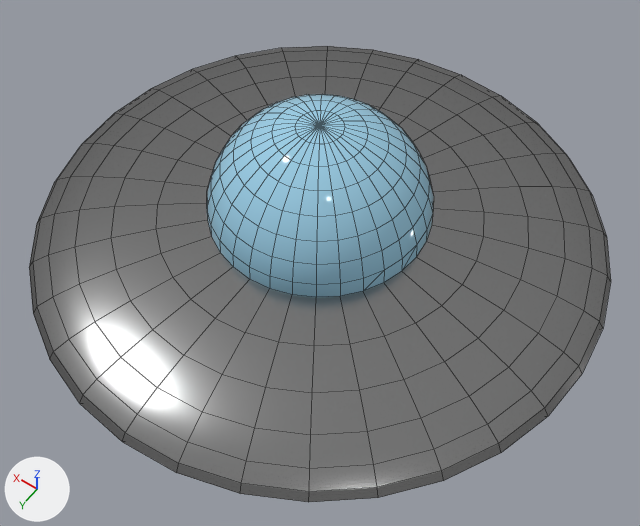
Renders of the Blender file Assets/Bille/Vaisseau.blend from each side of a commit.
Rendered twice from a 50 mm camera at (-3.02, 4.23, 5.88) aimed at (-0.33, 0.47, -0.04). The axes (+X, +Y, +Z) are drawn at lower left. The lights are the same throughout. Mesh edges are drawn as thin lines.
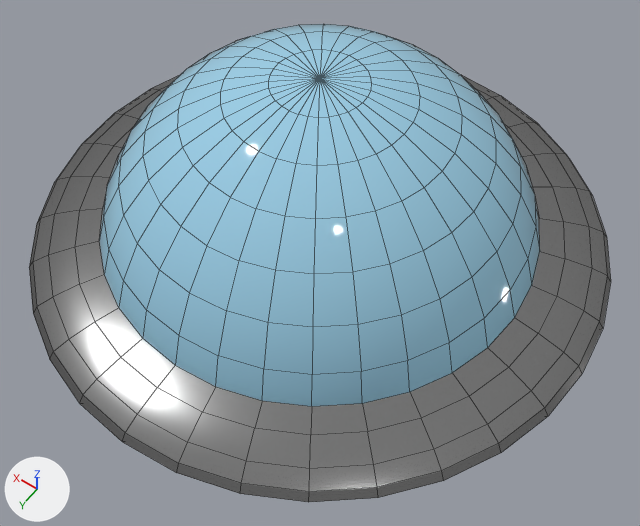
Pixel boxes (x1, y1, x2, y2) of what changed, in the pictures (640 x 526 px; the box of a moved part takes in the faces that stretch with it):
'Sphere', reshaped
    before: (29, 46, 611, 502)
    after: (29, 24, 611, 502)
part 1 of me_sphere, moved or reshaped
    before: (75, 59, 565, 435)
    after: (75, 49, 565, 435)
part 2 of me_sphere, recoloured
    before: (111, 76, 528, 393)
    after: (99, 132, 540, 406)

The edits, one by one:
me_sphere is used by ob_sphere; location (0.0, 0.0, 0.0).
me_sphere had 674 vertices, 706 faces and spanned x -2.59..2.59, y -2.59..2.59, z -0.65..1.0.
me_sphere now has 578 vertices, 608 faces and spans x -2.59..2.59, y -2.59..2.59, z -0.65..1.48.
me_sphere part 1: 220 vertices moved from x -1.83..1.83, y -1.83..1.83, z -0.04..0.71 to x -1.93..1.93, y -1.93..1.93, z -0.06..1.44; 101 vertices removed from x -0.98..0.56, y -0.56..0.56, z 0.04..1.0; 5 vertices added at x -1.62..0.0, y 0.0..0.92, z 0.59..1.48.
me_sphere part 2: 60 faces spanning x -1.93..1.93, y -1.93..1.93, z -0.06..0.59 switch from mat_ship_metal (grey #9b9b9b) to mat_ship_glass (blue #9ccfe7).
